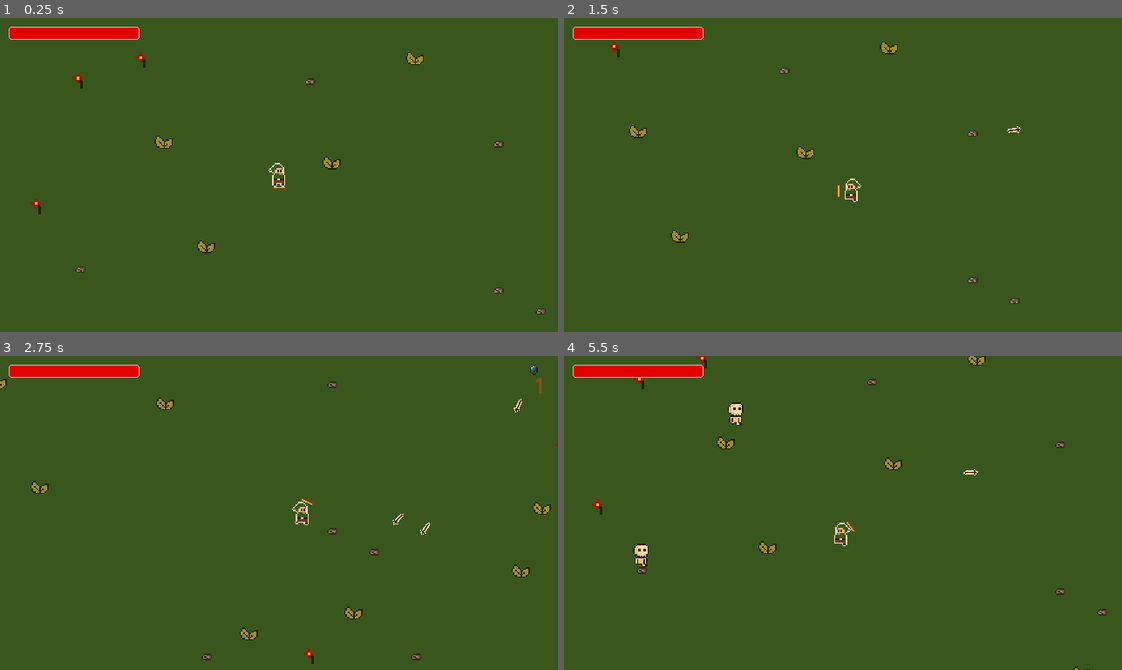
Above: before the commit, frames 1-4 (two rows, left to right).
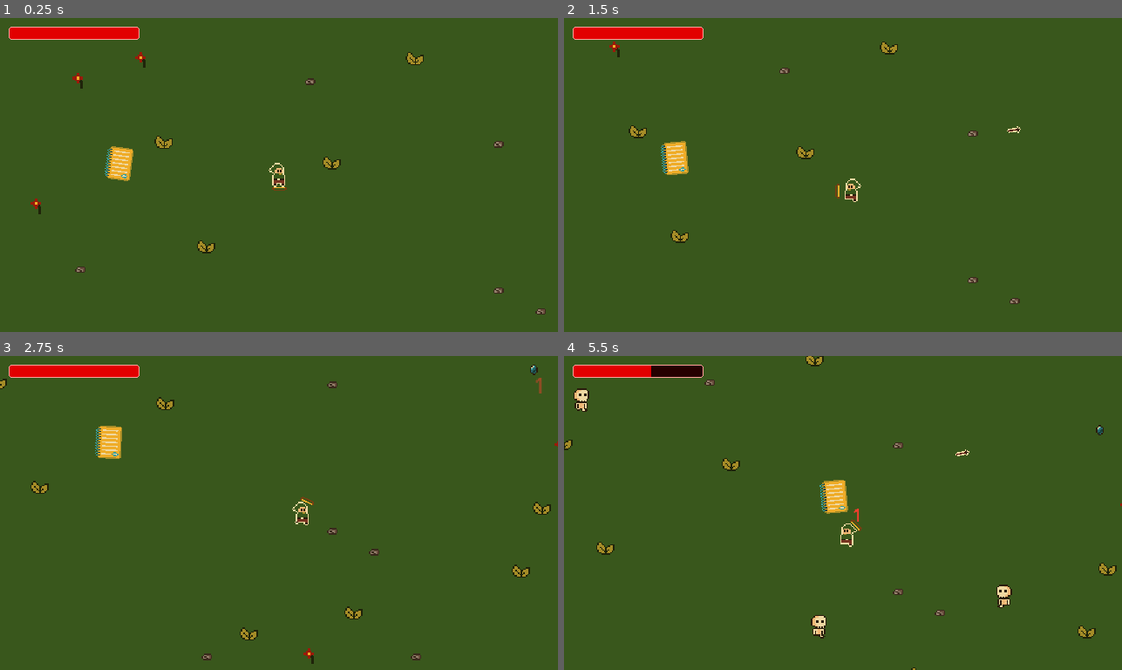
Above: after the commit, the same moments.

Repository: danilomacb/RAMter
Game: Godot game, scene res://Scenes/Game.tscn
Two runs of this game, one before a commit and one after it. Both use one fixed random seed, a clock stepped at 60 frames per second and the inputs below.
Inputs (mouse positions are in pixels of both pictures, inside the frame that each line leads up to):
- Up to frame 1 (0.25 s): no input
- Up to frame 2 (1.5 s): move the mouse to (965, 159) at 0.52 s; press the mouse at (965, 159) at 0.53 s; hold Right (MoveRight) 0.53-1.28 s; move the mouse to (731, 190) at 1.27 s; release the mouse at (731, 190) at 1.28 s; hold Down (MoveDown) from 1.28 s (still down); click (731, 190) at 1.35 s
- Up to frame 3 (2.75 s): move the mouse to (334, 443) at 2.02 s; release Down (MoveDown) at 2.03 s; press the mouse at (334, 443) at 2.03 s; hold Right (MoveRight) from 2.03 s (still down)
- Up to frame 4 (5.5 s): move the mouse to (815, 575) at 2.77 s; release Right (MoveRight) at 2.78 s; release the mouse at (815, 575) at 2.78 s; hold Up (MoveUp) 2.78-3.53 s; click (815, 575) at 2.85 s; move the mouse to (1010, 560) at 3.52 s; press the mouse at (1010, 560) at 3.53 s; hold Left (MoveLeft) 3.53-5.03 s; move the mouse to (675, 465) at 4.27 s; release the mouse at (675, 465) at 4.28 s; click (675, 465) at 4.35 s; move the mouse to (870, 513) at 5.02 s; press the mouse at (870, 513) at 5.03 s; hold Down (MoveDown) from 5.03 s (still down)

The runs differ from the first frame. In frame 1, 0.5% of the frame differs, in the area x 18-24%, y 40-52%; in frame 2, 0.5%; in frame 3, 0.5%; in frame 4, 3.2%, in the area x 0-100%, y 0-100%.

Commit message:
Tiilibra created

Diff:
--- a/Prefabs/Enemy.tscn
+++ b/Prefabs/Enemy.tscn
@@ -58,6 +58,7 @@
 collision_mask = 4
 script = ExtResource("1_8tgep")
 moveSpeed = 50.0
+flip = true
 animatedSprite2D = NodePath("AnimatedSprite2D")
 timer = NodePath("Timer")
 
--- /dev/null
+++ b/Prefabs/Tiilibra.tscn
@@ -0,0 +1,91 @@
+[gd_scene load_steps=9 format=3 uid="uid://degaswqbjmvr5"]
+
+[ext_resource type="Script" path="res://Scripts/Enemy.gd" id="1_5o8ic"]
+[ext_resource type="Texture2D" uid="uid://kdlwlsaoxl7n" path="res://Sprites/Tiilibra.png" id="2_dpwsf"]
+[ext_resource type="PackedScene" uid="uid://bjl316fgcu6oj" path="res://Prefabs/Hp.tscn" id="3_bc1x4"]
+
+[sub_resource type="RectangleShape2D" id="RectangleShape2D_35s23"]
+size = Vector2(17, 23)
+
+[sub_resource type="RectangleShape2D" id="RectangleShape2D_r4riv"]
+size = Vector2(17, 23)
+
+[sub_resource type="Animation" id="Animation_wxkpo"]
+resource_name = "Move"
+length = 0.8
+loop_mode = 1
+tracks/0/type = "value"
+tracks/0/imported = false
+tracks/0/enabled = true
+tracks/0/path = NodePath(".:rotation")
+tracks/0/interp = 1
+tracks/0/loop_wrap = true
+tracks/0/keys = {
+"times": PackedFloat32Array(0, 0.2, 0.4, 0.6, 0.8),
+"transitions": PackedFloat32Array(1, 1, 1, 1, 1),
+"update": 0,
+"values": [0.0, 0.174533, 0.0, -0.174533, 0.0]
+}
+
+[sub_resource type="Animation" id="Animation_nfrd6"]
+length = 0.001
+tracks/0/type = "value"
+tracks/0/imported = false
+tracks/0/enabled = true
+tracks/0/path = NodePath(".:rotation")
+tracks/0/interp = 1
+tracks/0/loop_wrap = true
+tracks/0/keys = {
+"times": PackedFloat32Array(0),
+"transitions": PackedFloat32Array(1),
+"update": 0,
+"values": [0.0]
+}
+
+[sub_resource type="AnimationLibrary" id="AnimationLibrary_a6yjv"]
+_data = {
+"Move": SubResource("Animation_wxkpo"),
+"RESET": SubResource("Animation_nfrd6")
+}
+
+[node name="Tiilibra" type="CharacterBody2D" node_paths=PackedStringArray("animatedSprite2D", "timer") groups=["Enemies"]]
+collision_layer = 5
+collision_mask = 4
+script = ExtResource("1_5o8ic")
+moveSpeed = 50.0
+animatedSprite2D = NodePath("")
+timer = NodePath("Timer")
+
+[node name="Sprite2D" type="Sprite2D" parent="."]
+texture = ExtResource("2_dpwsf")
+
+[node name="CollisionShape2D" type="CollisionShape2D" parent="."]
+modulate = Color(0.239216, 0.215686, 0.133333, 1)
+position = Vector2(-0.5, -0.5)
+shape = SubResource("RectangleShape2D_35s23")
+
+[node name="Area2D" type="Area2D" parent="."]
+collision_layer = 3
+collision_mask = 8
+
+[node name="CollisionShape2D" type="CollisionShape2D" parent="Area2D"]
+position = Vector2(-0.5, -0.5)
+shape = SubResource("RectangleShape2D_r4riv")
+debug_color = Color(0.984314, 0, 0.329412, 0.419608)
+
+[node name="Hp" parent="." instance=ExtResource("3_bc1x4")]
+hpType = 1
+maxHp = 5.0
+
+[node name="Timer" type="Timer" parent="."]
+wait_time = 0.1
+
+[node name="AnimationPlayer" type="AnimationPlayer" parent="."]
+autoplay = "Move"
+libraries = {
+"": SubResource("AnimationLibrary_a6yjv")
+}
+
+[connection signal="body_entered" from="Area2D" to="." method="_on_area_2d_body_entered"]
+[connection signal="body_exited" from="Area2D" to="." method="_on_area_2d_body_exited"]
+[connection signal="timeout" from="Timer" to="." method="_on_timer_timeout"]
--- a/Scenes/Game.tscn
+++ b/Scenes/Game.tscn
@@ -8,6 +8,7 @@
 [ext_resource type="Texture2D" uid="uid://dyvlk1rdm71e3" path="res://Sprites/HpBar.png" id="5_7o43d"]
 [ext_resource type="Texture2D" uid="uid://xqw8xchvvif4" path="res://Sprites/HpBarOver.png" id="6_2kjhh"]
 [ext_resource type="Script" path="res://Scripts/UpgradeCard.gd" id="7_qvdpu"]
+[ext_resource type="PackedScene" uid="uid://degaswqbjmvr5" path="res://Prefabs/Tiilibra.tscn" id="9_pi7ia"]
 
 [sub_resource type="TileSetAtlasSource" id="TileSetAtlasSource_kwwc3"]
 texture = ExtResource("1_gk4jy")
@@ -127,6 +128,9 @@
 text = "Upgrade 3"
 script = ExtResource("7_qvdpu")
 
+[node name="Tiilibra" parent="." instance=ExtResource("9_pi7ia")]
+position = Vector2(-134, -9)
+
 [connection signal="timeout" from="EnemySpawnManager/Timer" to="EnemySpawnManager" method="_on_timer_timeout"]
 [connection signal="pressed" from="CanvasLayer/Control/UpgradePanel/UpgradeCard1" to="CanvasLayer/Control/UpgradePanel/UpgradeCard1" method="_on_pressed"]
 [connection signal="pressed" from="CanvasLayer/Control/UpgradePanel/UpgradeCard2" to="CanvasLayer/Control/UpgradePanel/UpgradeCard2" method="_on_pressed"]
--- a/Scripts/Enemy.gd
+++ b/Scripts/Enemy.gd
@@ -1,6 +1,7 @@
 extends CharacterBody2D
 
 @export var moveSpeed: float
+@export var flip: bool
 @export var animatedSprite2D: AnimatedSprite2D
 @export var timer: Timer
 
@@ -11,9 +12,9 @@
 	var playerPos = get_node("/root/Game/Player").global_position
 	global_position = global_position.move_toward(playerPos, delta * moveSpeed)
 
-	if playerPos.x > global_position.x:
+	if flip && playerPos.x >= global_position.x:
 		animatedSprite2D.flip_h = false
-	else:
+	if flip && playerPos.x < global_position.x:
 		animatedSprite2D.flip_h = true
 
 func DamagePlayer():
--- a/Scripts/Globals.gd
+++ b/Scripts/Globals.gd
@@ -5,4 +5,4 @@
 var UpgradeReverseShotCounter: int = 0
 var UpgradePenetratorCounter: int = 0
 var UpgradeReflectorCounter: int = 0
-var UpgradeDeathArrowCounter: int = 10
+var UpgradeDeathArrowCounter: int = 0
Not shown: 1 places in Scenes/Game.tscn that only renumber resources
Binary file added: Sprites/Tiilibra.png
Not shown, added: Sprites/Tiilibra.png.import
